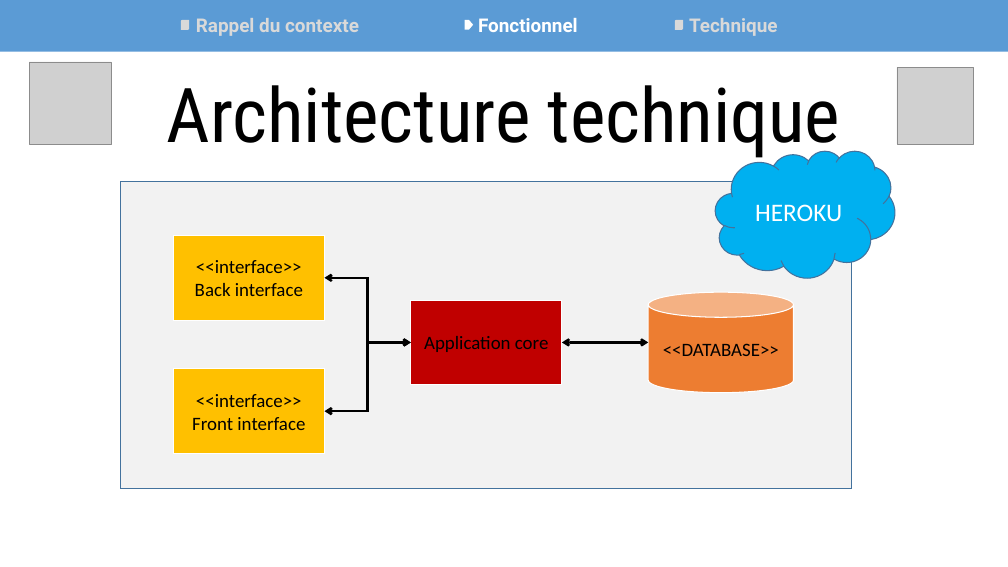
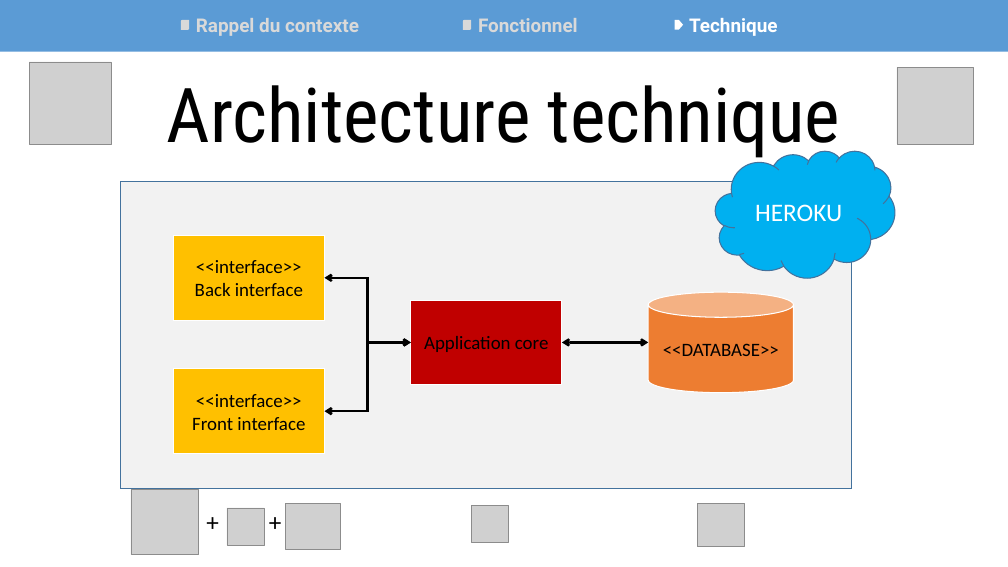
Before and after one commit to Synkied/OC_Projet-9, a slide deck: slide 4 of Projet9_OCPizza_Presentation.pptx. Drawn at 1008x567 pixels with LibreOffice and Linux fonts; fonts in the diff are those of the drawing; grey boxes stand for pictures. Boxes give left, top, right and bottom in pixels: in the first picture for what was removed or moved away, otherwise in the second. Text is boxed around its words. In the diff, an @@ line names an element or a change of style, - is before the commit and + after.

Commit message:
pp minor changes

```diff
--- a/Projet9_OCPizza_Presentation.pptx
+++ b/Projet9_OCPizza_Presentation.pptx
@@ round diag rect: place and size @@
-round diag rect at (675, 20, 684, 29)
+round diag rect at (463, 20, 471, 29)
@@ text "Fonctionnel" at (478, 18, 578, 32): text colour #FFFFFF to #D9D9D9 @@
@@ pentagon arrow: place and size @@
-pentagon arrow at (465, 20, 473, 29)
+pentagon arrow at (675, 20, 683, 29)
@@ text "Technique" at (689, 18, 778, 36): text colour #D9D9D9 to #FFFFFF @@
@@ picture added at (131, 489, 199, 554) @@
@@ text added at (199, 503, 227, 541), 24 pt, text #000000 @@
++
@@ picture added at (227, 508, 264, 545) @@
@@ text added at (262, 503, 290, 541), 24 pt, text #000000 @@
++
@@ picture added at (286, 504, 340, 550) @@
@@ picture added at (471, 505, 508, 542) @@
@@ picture added at (697, 503, 745, 547) @@
```
Also in this commit, not shown: 3 other slides changed.
